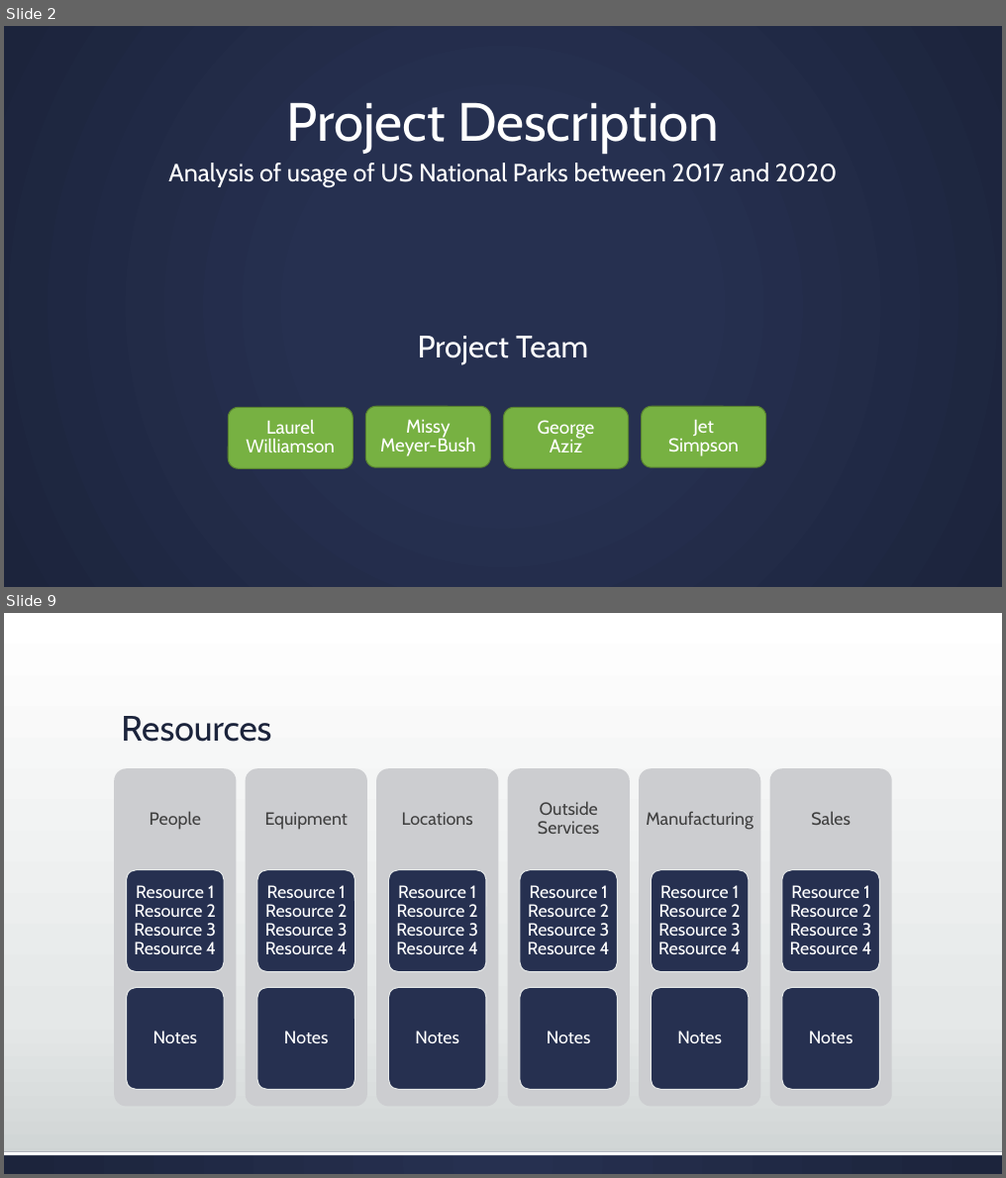
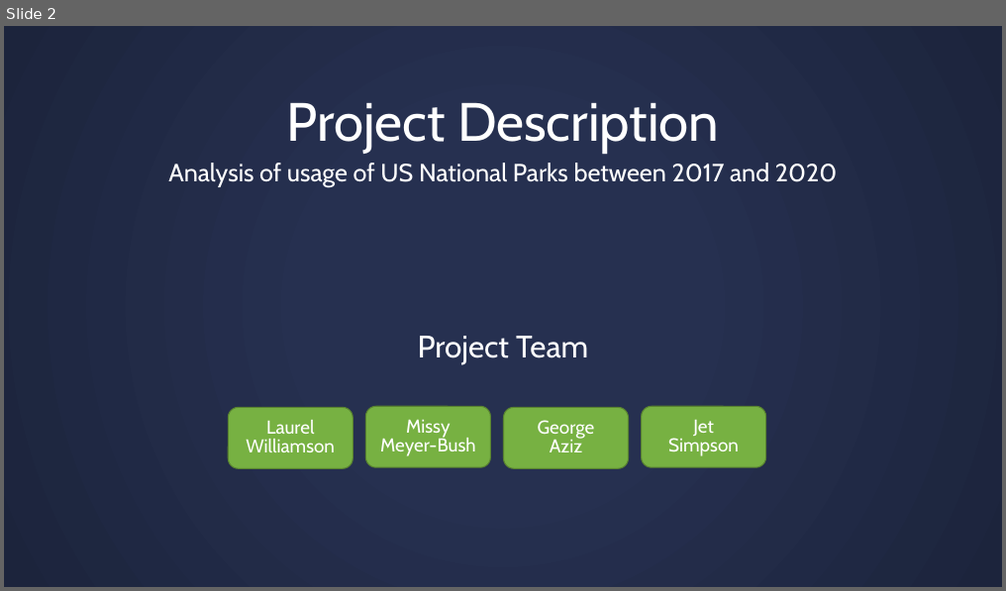
Before and after one commit to missymeyer/ProjectOne, a slide deck: Presentation_ProjectOne.pptx. Shown one above the other, each under a label of ours: slides 2 and 9 before the commit, slide 2 after it; the slides between them are not shown. The pictures are 1006x1178 and 1006x591 pixels, drawn with LibreOffice and Linux fonts; fonts in the diff are those of the drawing. Boxes give left, top, right and bottom in pixels: in the first picture for what was removed or moved away, otherwise in the second. Text is boxed around its words. In the diff, an @@ line names an element or a change of style, - is before the commit and + after.

Commit message:
Updated Presentation

```diff
--- a/Presentation_ProjectOne.pptx
+++ b/Presentation_ProjectOne.pptx
@@ slide 9 removed at box(4, 613, 1002, 1174), background gradient #FFFFFF to #E5E8E8 to #CDD2D2 @@
@@ title removed at box(121, 716, 271, 742) @@
-Resources
@@ group removed at box(114, 768, 892, 1106): 18 rounded rectangles, 18 texts @@
-People
-Resource 1
-Resource 2
-Resource 3
-Resource 4
-Notes
-Equipment
-Resource 1
-Resource 2
-Resource 3
-Resource 4
-Notes
-Locations
-Resource 1
-Resource 2
-Resource 3
-Resource 4
-Notes
-Outside Services
-Resource 1
-Resource 2
-Resource 3
-Resource 4
-Notes
-Manufacturing
-Resource 1
-Resource 2
-Resource 3
-Resource 4
-Notes
-Sales
-Resource 1
-Resource 2
-Resource 3
-Resource 4
-Notes
@@ rectangle removed at box(4, 1152, 1002, 1174) @@
@@ rectangle removed at box(4, 1152, 1002, 1156) @@
```
Also in this commit, not shown: 8 slides added, 11 other slides removed.
